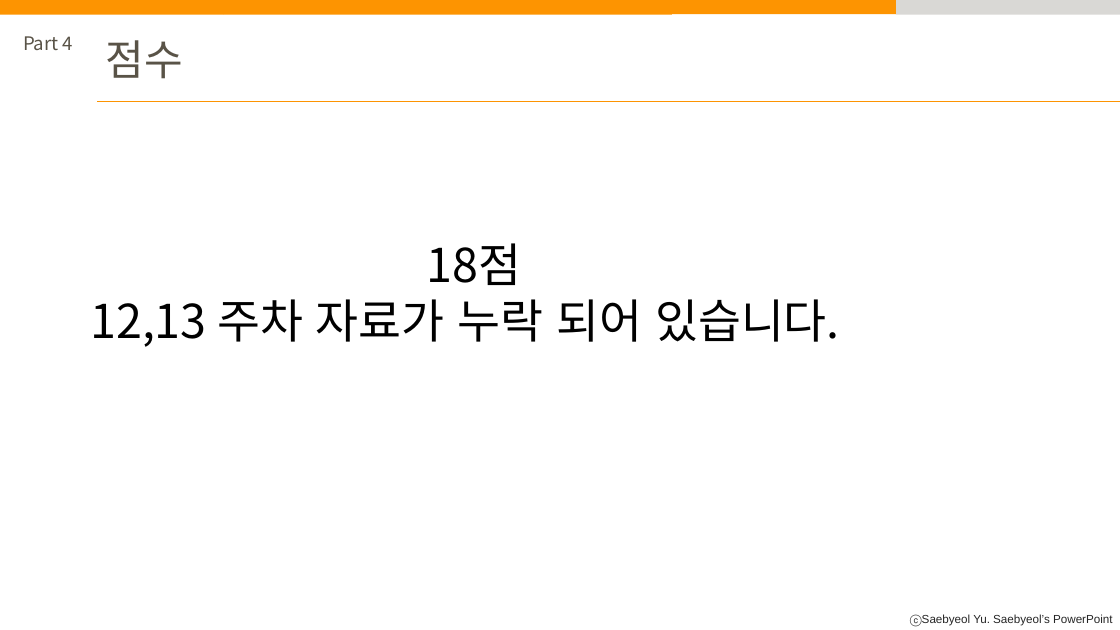
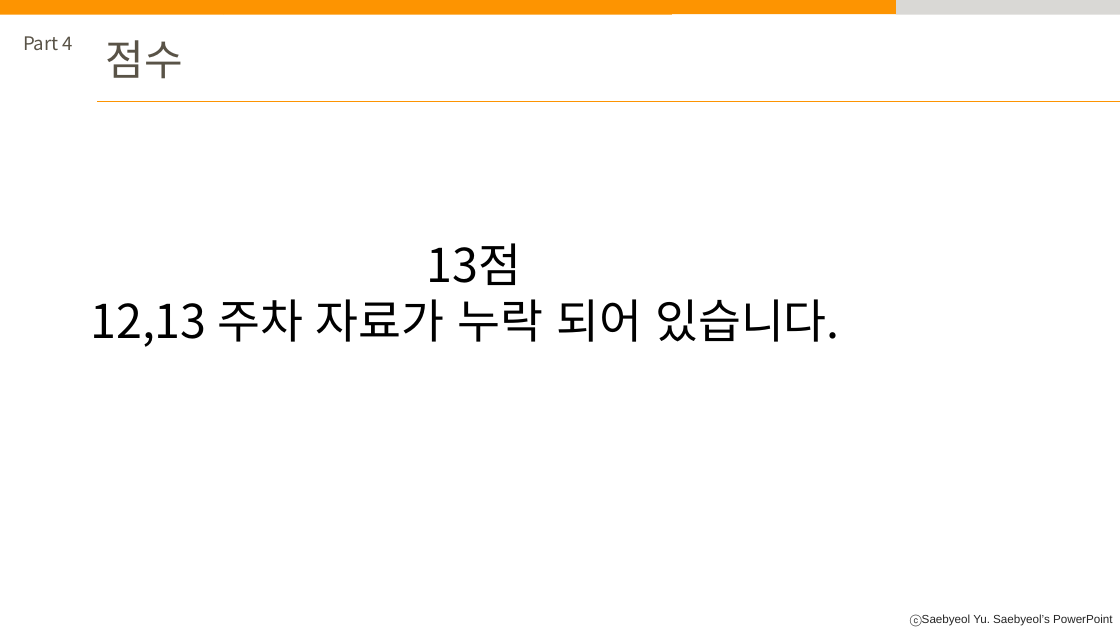
Before and after one commit to JeonSangHoon0711/2023-gameprogramming, a slide deck: slide 45 of 15week/2019775054github.pptx. Drawn at 1120x630 pixels with LibreOffice and Linux fonts; fonts in the diff are those of the drawing. Boxes give left, top, right and bottom in pixels: in the first picture for what was removed or moved away, otherwise in the second. Text is boxed around its words. In the diff, an @@ line names an element or a change of style, - is before the commit and + after.

```diff
--- a/15week/2019775054github.pptx
+++ b/15week/2019775054github.pptx
@@ text at bbox=[426, 243, 521, 285]: text changed @@
-18점
+13점
```
Also in this commit, not shown: 1 other slide changed, 2 other files.
